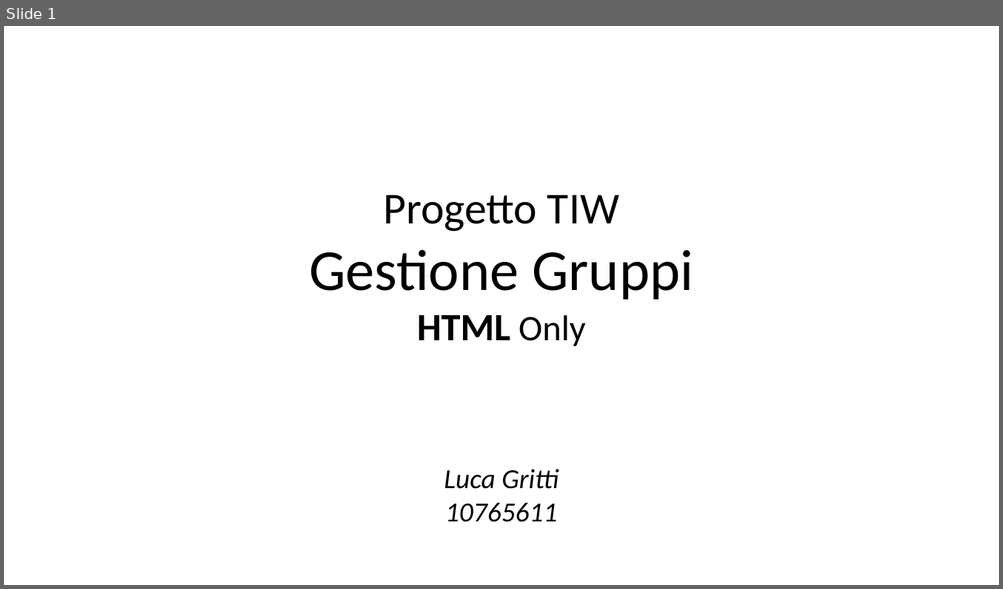
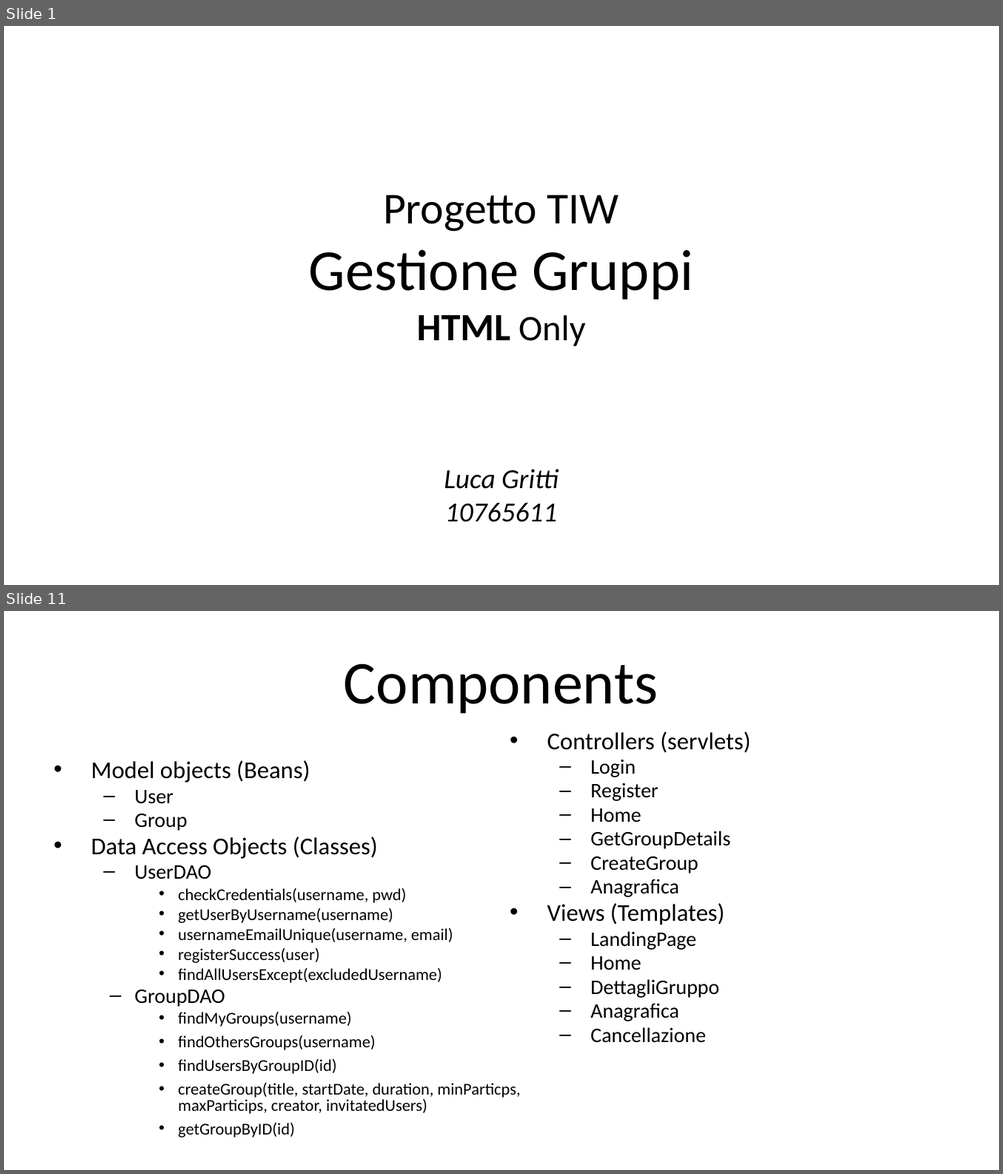
Before and after one commit to lucanotluka/Tecnologie-Informatiche-per-il-Web_-_HTML-Only, a slide deck: TIW-GruppiHTMLOnly.pptx. Shown one above the other, each under a label of ours: slide 1 before the commit, slides 1 and 11 after it; the slides between them are not shown. The pictures are 1003x589 and 1003x1174 pixels, drawn with LibreOffice and Linux fonts; fonts in the diff are those of the drawing. Boxes give left, top, right and bottom in pixels: in the first picture for what was removed or moved away, otherwise in the second. Text is boxed around its words. In the diff, an @@ line names an element or a change of style, - is before the commit and + after.

```diff
--- a/TIW-GruppiHTMLOnly.pptx
+++ b/TIW-GruppiHTMLOnly.pptx
@@ slide 11 added at [4,611,999,1170], background #FFFFFF @@
@@ title added at [344,664,658,714], 44 pt, text #000000 @@
+Components
@@ text added at [547,732,750,1043], 15 pt, text #000000 @@
+• Controllers (servlets)
+  – Login
+  – Register
+  – Home
+  – GetGroupDetails
+  – CreateGroup
+  – Anagrafica
+• Views (Templates)
+  – LandingPage
+  – Home
+  – DettagliGruppo
+  – Anagrafica
+  – Cancellazione
@@ text added at [91,760,520,1138], 12 pt, text #000000 @@
+• Model objects (Beans)
+  – User
+  – Group
+• Data Access Objects (Classes)
+  – UserDAO
+    • checkCredentials(username, pwd)
+    • getUserByUsername(username)
+    • usernameEmailUnique(username, email)
+    • registerSuccess(user)
+    • findAllUsersExcept(excludedUsername)
+  – GroupDAO
+    • findMyGroups(username)
+    • findOthersGroups(username)
+    • findUsersByGroupID(id)
+    • createGroup(title, startDate, duration, minParticps, maxParticips, creator, invitatedUsers)
+    • getGroupByID(id)
```
Also in this commit, not shown: 6 slides changed, 11 other slides added, 11 slides removed.
